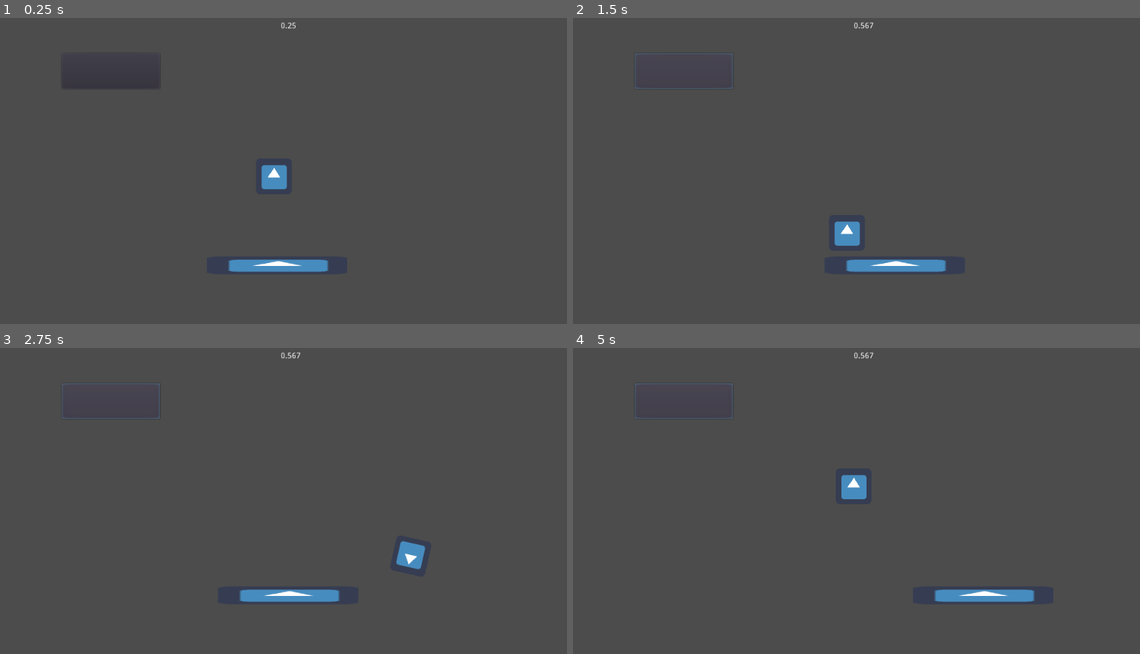
Above: before the commit, frames 1-4 (two rows, left to right).
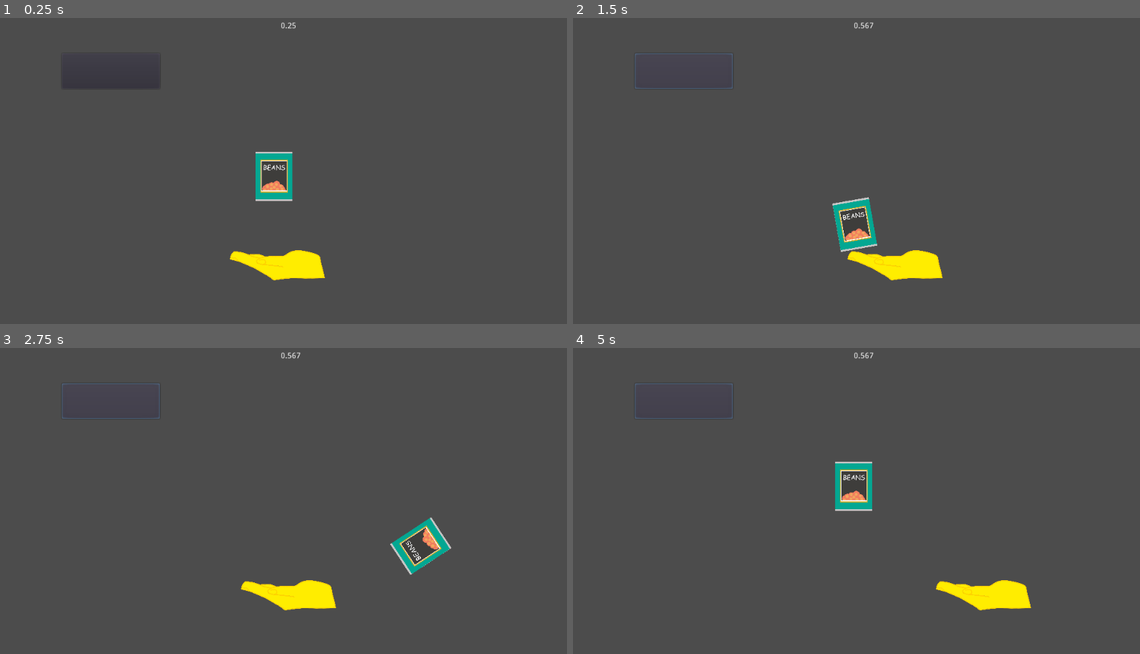
Above: after the commit, the same moments.

Repository: FyshStyx/SpillTheBeans
Game: Godot game, scene res://MainScene.tscn
Same seed, same stepped clock (60 frames per second), same inputs: the game is played once before the commit and once after it. The project has no main scene, so this scene is started directly. The engine's default icon, where the game draws it, is replaced by a stand-in: a white triangle on a blue panel in a dark square.
Inputs (mouse positions are in pixels of both pictures, inside the frame that each line leads up to):
- Up to frame 1 (0.25 s): no input
- Up to frame 2 (1.5 s): click (686, 70) at 0.5 s; hold D (movement_right) from 1.28 s (still down)
- Up to frame 3 (2.75 s): release D (movement_right) at 2.03 s; hold A (movement_left) from 2.03 s (still down)
- Up to frame 4 (5 s): release A (movement_left) at 2.78 s; hold D (movement_right) 2.78-4.28 s; hold A (movement_left) from 4.28 s (still down)

The runs differ from the first frame. In frame 1, 2.3% of the frame differs, in the area x 40-58%, y 43-86%; in frame 2, 2.2%; in frame 3, 2.2%; in frame 4, 2.3%, in the area x 46-82%, y 37-86%.

Commit message:
added new assets

Diff:
--- a/beans/BeanCan.tscn
+++ b/beans/BeanCan.tscn
@@ -1,13 +1,14 @@
 [gd_scene load_steps=3 format=2]
 
-[ext_resource path="res://icon.png" type="Texture" id=1]
+[ext_resource path="res://bean can.png" type="Texture" id=1]
 
 [sub_resource type="RectangleShape2D" id=1]
-extents = Vector2( 32, 32 )
+extents = Vector2( 33, 44 )
 
 [node name="Can" type="RigidBody2D"]
 
-[node name="Sprite" type="Sprite" parent="."]
+[node name="BeanCan" type="Sprite" parent="."]
+scale = Vector2( 0.043, 0.043 )
 texture = ExtResource( 1 )
 
 [node name="CollisionShape2D" type="CollisionShape2D" parent="."]
--- a/beans/HumanHand.gd
+++ b/beans/HumanHand.gd
@@ -3,7 +3,7 @@
 export var speed = 400
 var screen_size
 
-
+# TODO make it so point of game is to get "beans" and "spicy beans" to left and right of screen
 # Called when the node enters the scene tree for the first time.
 func _ready():
 	screen_size = get_viewport_rect().size
--- a/beans/HumanHand.tscn
+++ b/beans/HumanHand.tscn
@@ -1,17 +1,14 @@
-[gd_scene load_steps=4 format=2]
+[gd_scene load_steps=3 format=2]
 
-[ext_resource path="res://icon.png" type="Texture" id=1]
 [ext_resource path="res://HumanHand.gd" type="Script" id=2]
-
-[sub_resource type="RectangleShape2D" id=1]
-extents = Vector2( 125, 16 )
+[ext_resource path="res://human hand.png" type="Texture" id=3]
 
 [node name="Hand" type="KinematicBody2D"]
 script = ExtResource( 2 )
 
-[node name="Sprite" type="Sprite" parent="."]
-scale = Vector2( 3.92188, 0.5 )
-texture = ExtResource( 1 )
+[node name="HumanHand" type="Sprite" parent="."]
+scale = Vector2( 0.08, 0.08 )
+texture = ExtResource( 3 )
 
-[node name="CollisionShape2D" type="CollisionShape2D" parent="."]
-shape = SubResource( 1 )
+[node name="CollisionPolygon2D" type="CollisionPolygon2D" parent="."]
+polygon = PoolVector2Array( -11, -12, -76, -25, -84, -11, -6, 27, 85, 23, 76, -15, 53, -24, 36, -26, 25, -24, 11, -15, 2, -10 )
--- a/beans/MainScene.tscn
+++ b/beans/MainScene.tscn
@@ -9,6 +9,9 @@
 anchor_right = 1.0
 anchor_bottom = 1.0
 script = ExtResource( 4 )
+__meta__ = {
+"_editor_description_": ""
+}
 
 [node name="Counter" type="RichTextLabel" parent="."]
 anchor_left = 0.5
--- a/beans/project.godot
+++ b/beans/project.godot
@@ -11,7 +11,11 @@
 [application]
 
 config/name="beans"
-config/icon="res://icon.png"
+config/icon="res://bean can.png"
+
+[global]
+
+icon=false
 
 [input]
 
@@ -24,10 +28,6 @@
 "events": [  ]
 }
 ui_cancel={
-"deadzone": 0.5,
-"events": [  ]
-}
-ui_home={
 "deadzone": 0.5,
 "events": [  ]
 }
@@ -63,6 +63,10 @@
 "deadzone": 0.5,
 "events": [  ]
 }
+ui_home={
+"deadzone": 0.5,
+"events": [  ]
+}
 ui_end={
 "deadzone": 0.5,
 "events": [  ]
Binary file added: beans/bean can.png
Not shown, added: beans/bean can.png.import
Binary file added: beans/human hand.png
Not shown, added: beans/human hand.png.import
